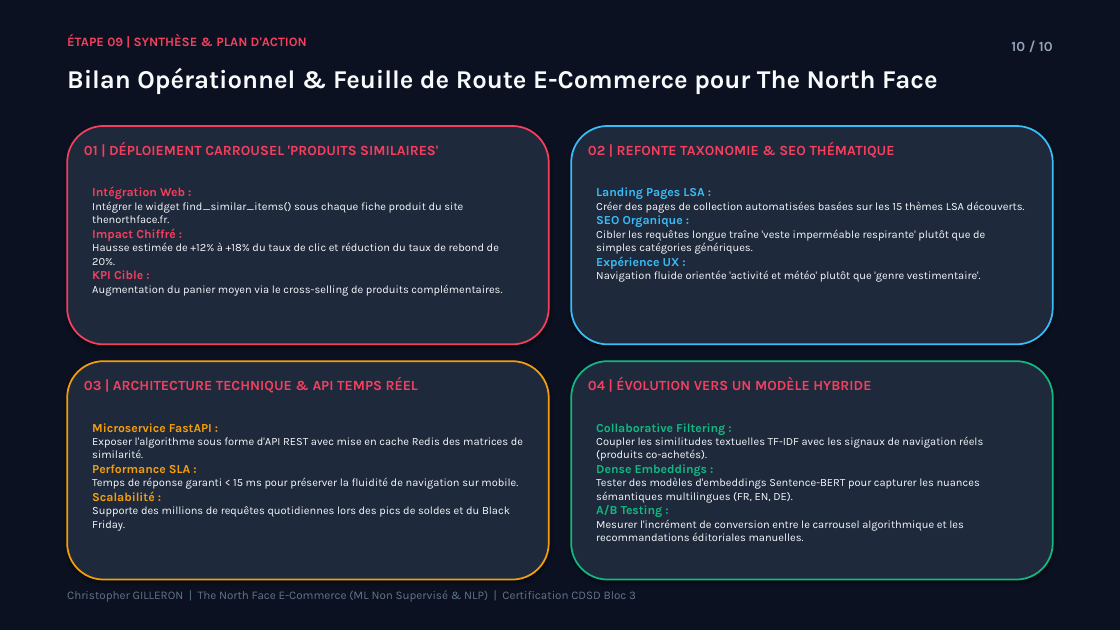
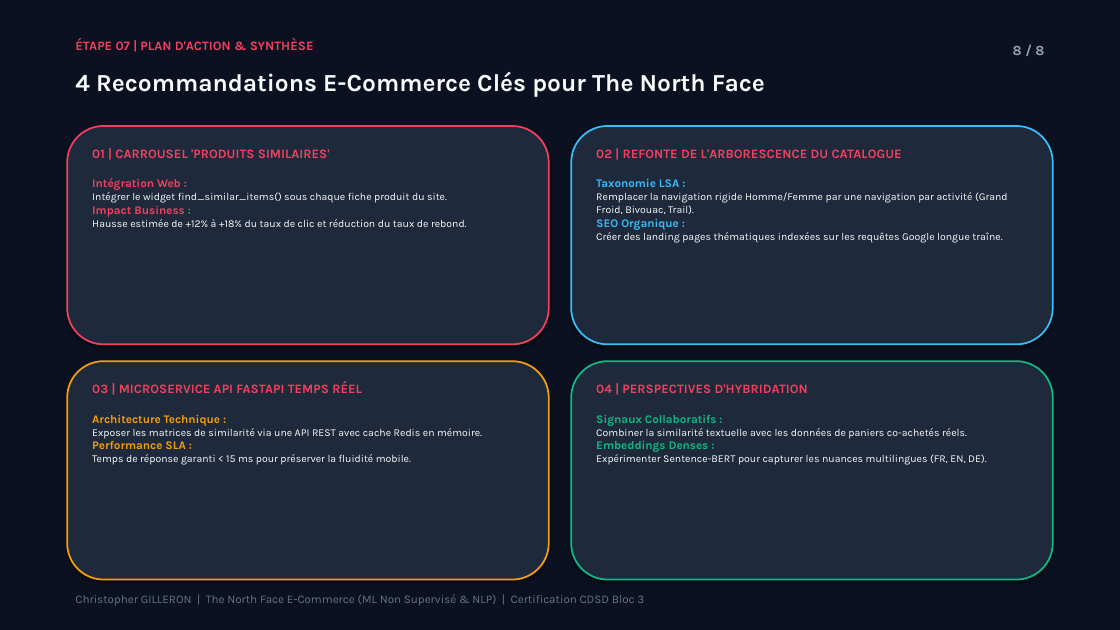
Before and after one commit to Elkristobal59/CERTIFICATION_CDSD, a slide deck: slide 8 of Bloc_3_Machine_Learning/North_Face/North_face_presentation.pptx (slide 10 before the commit). Drawn at 1120x630 pixels with LibreOffice and Linux fonts; fonts in the diff are those of the drawing. Boxes give left, top, right and bottom in pixels: in the first picture for what was removed or moved away, otherwise in the second. Text is boxed around its words. In the diff, an @@ line names an element or a change of style, - is before the commit and + after.

Commit message:
feat(certif): calibrage strict a 8 slides max (format oral 5 min) pour Steam, Walmart et North Face

```diff
--- a/Bloc_3_Machine_Learning/North_Face/North_face_presentation.pptx
+++ b/Bloc_3_Machine_Learning/North_Face/North_face_presentation.pptx
@@ text at bbox=[75, 38, 314, 50]: text changed @@
-ÉTAPE 09 | SYNTHÈSE & PLAN D'ACTION
+ÉTAPE 07 | PLAN D'ACTION & SYNTHÈSE
@@ text at bbox=[1013, 46, 1044, 55]: text changed @@
-10 / 10
+8 / 8
@@ text at bbox=[75, 72, 765, 97]: text changed; size 22 to 21 pt @@
-Bilan Opérationnel & Feuille de Route E-Commerce pour The North Face
+4 Recommandations E-Commerce Clés pour The North Face
@@ text at bbox=[92, 149, 330, 158]: text changed; size 12 to 11 pt @@
-01 | DÉPLOIEMENT CARROUSEL 'PRODUITS SIMILAIRES'
+01 | CARROUSEL 'PRODUITS SIMILAIRES'
@@ text at bbox=[596, 149, 902, 158]: text changed; size 12 to 11 pt @@
-02 | REFONTE TAXONOMIE & SEO THÉMATIQUE
+02 | REFONTE DE L'ARBORESCENCE DU CATALOGUE
@@ text "Intégration Web :": place and size @@
-text "Intégration Web :" at bbox=[92, 186, 502, 296]
+text "Intégration Web :" at bbox=[92, 178, 467, 227]
@@ text at bbox=[92, 178, 181, 190]: size 10.5 to 10 pt in "Intégration Web :" @@
@@ text "Taxonomie LSA :": place and size @@
-text "Taxonomie LSA :" at bbox=[596, 187, 1025, 282]
+text "Taxonomie LSA :" at bbox=[596, 179, 1008, 243]
@@ text at bbox=[596, 179, 1008, 214]: text changed; size 9.5 to 9 pt @@
-Landing Pages LSA :
-Créer des pages de collection automatisées basées sur les 15 thèmes LSA découverts.
+Taxonomie LSA :
+Remplacer la navigation rigide Homme/Femme par une navigation par activité (Grand Froid, Bivouac, Trail).
@@ text at bbox=[92, 192, 467, 227]: text changed; size 9.5 to 9 pt @@
-Intégrer le widget find_similar_items() sous chaque fiche produit du site thenorthface.fr.
-Impact Chiffré :
-Hausse estimée de +12% à +18% du taux de clic et réduction du taux de rebond de 20%.
-KPI Cible :
-Augmentation du panier moyen via le cross-selling de produits complémentaires.
+Intégrer le widget find_similar_items() sous chaque fiche produit du site.
+Impact Business :
+Hausse estimée de +12% à +18% du taux de clic et réduction du taux de rebond.
@@ text at bbox=[596, 232, 1002, 243]: text changed; size 9.5 to 9 pt @@
-Cibler les requêtes longue traîne 'veste imperméable respirante' plutôt que de simples catégories génériques.
-Expérience UX :
-Navigation fluide orientée 'activité et météo' plutôt que 'genre vestimentaire'.
+Créer des landing pages thématiques indexées sur les requêtes Google longue traîne.
@@ text at bbox=[596, 218, 679, 230]: size 10.5 to 10 pt in "SEO Organique :" @@
@@ text at bbox=[92, 381, 362, 393]: text changed; size 12 to 11 pt @@
-03 | ARCHITECTURE TECHNIQUE & API TEMPS RÉEL
+03 | MICROSERVICE API FASTAPI TEMPS RÉEL
@@ text at bbox=[596, 384, 808, 393]: text changed; size 12 to 11 pt @@
-04 | ÉVOLUTION VERS UN MODÈLE HYBRIDE
+04 | PERSPECTIVES D'HYBRIDATION
@@ text "Architecture Technique :": place and size @@
-text "Architecture Technique :" at bbox=[92, 423, 523, 531]
+text "Architecture Technique :" at bbox=[92, 414, 482, 465]
@@ text "Architecture Technique :" at bbox=[92, 414, 482, 465]: size 10.5 to 10 pt in "Performance SLA :" @@
@@ text at bbox=[92, 414, 482, 439]: text changed; size 9.5 to 9 pt @@
-Microservice FastAPI :
-Exposer l'algorithme sous forme d'API REST avec mise en cache Redis des matrices de similarité.
+Architecture Technique :
+Exposer les matrices de similarité via une API REST avec cache Redis en mémoire.
@@ text at bbox=[596, 415, 986, 465]: text changed; size 9.5 to 9 pt @@
-Collaborative Filtering :
-Coupler les similitudes textuelles TF-IDF avec les signaux de navigation réels (produits co-achetés).
-Dense Embeddings :
-Tester des modèles d'embeddings Sentence-BERT pour capturer les nuances sémantiques multilingues (FR, EN, DE).
-A/B Testing :
-Mesurer l'incrément de conversion entre le carrousel algorithmique et les recommandations éditoriales manuelles.
+Signaux Collaboratifs :
+Combiner la similarité textuelle avec les données de paniers co-achetés réels.
+Embeddings Denses :
+Expérimenter Sentence-BERT pour capturer les nuances multilingues (FR, EN, DE).
@@ text at bbox=[92, 454, 411, 465]: text changed; size 9.5 to 9 pt @@
-Temps de réponse garanti < 15 ms pour préserver la fluidité de navigation sur mobile.
-Scalabilité :
-Supporte des millions de requêtes quotidiennes lors des pics de soldes et du Black Friday.
+Temps de réponse garanti < 15 ms pour préserver la fluidité mobile.
@@ text "Christopher GILLERON | The North ...": place and size @@
-text "Christopher GILLERON | The North ..." at bbox=[67, 590, 636, 602]
+text "Christopher GILLERON | The North ..." at bbox=[75, 594, 644, 606]
```
Also in this commit, not shown: 7 other slides changed, 2 slides removed, 2 other files.
